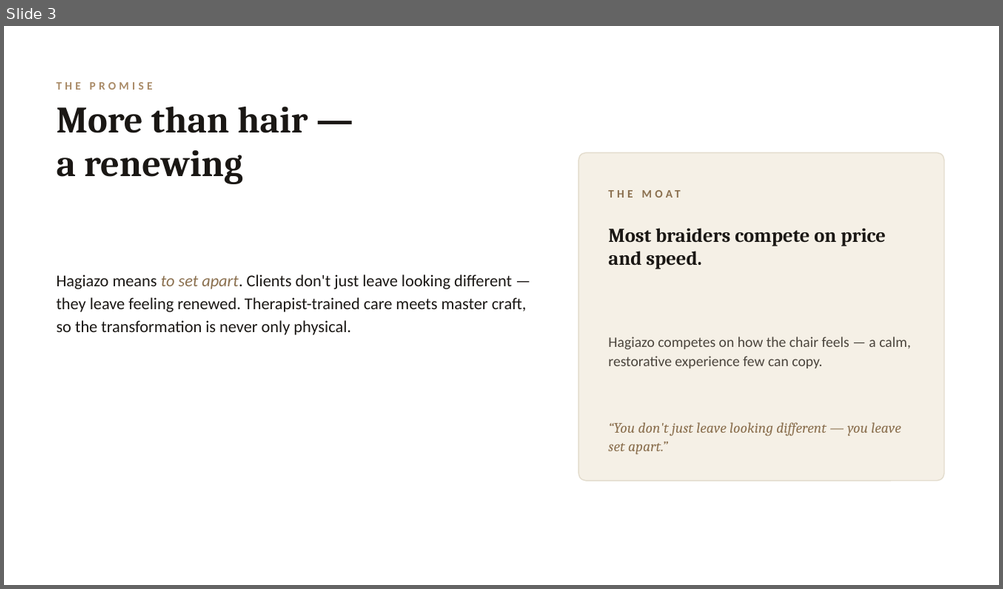
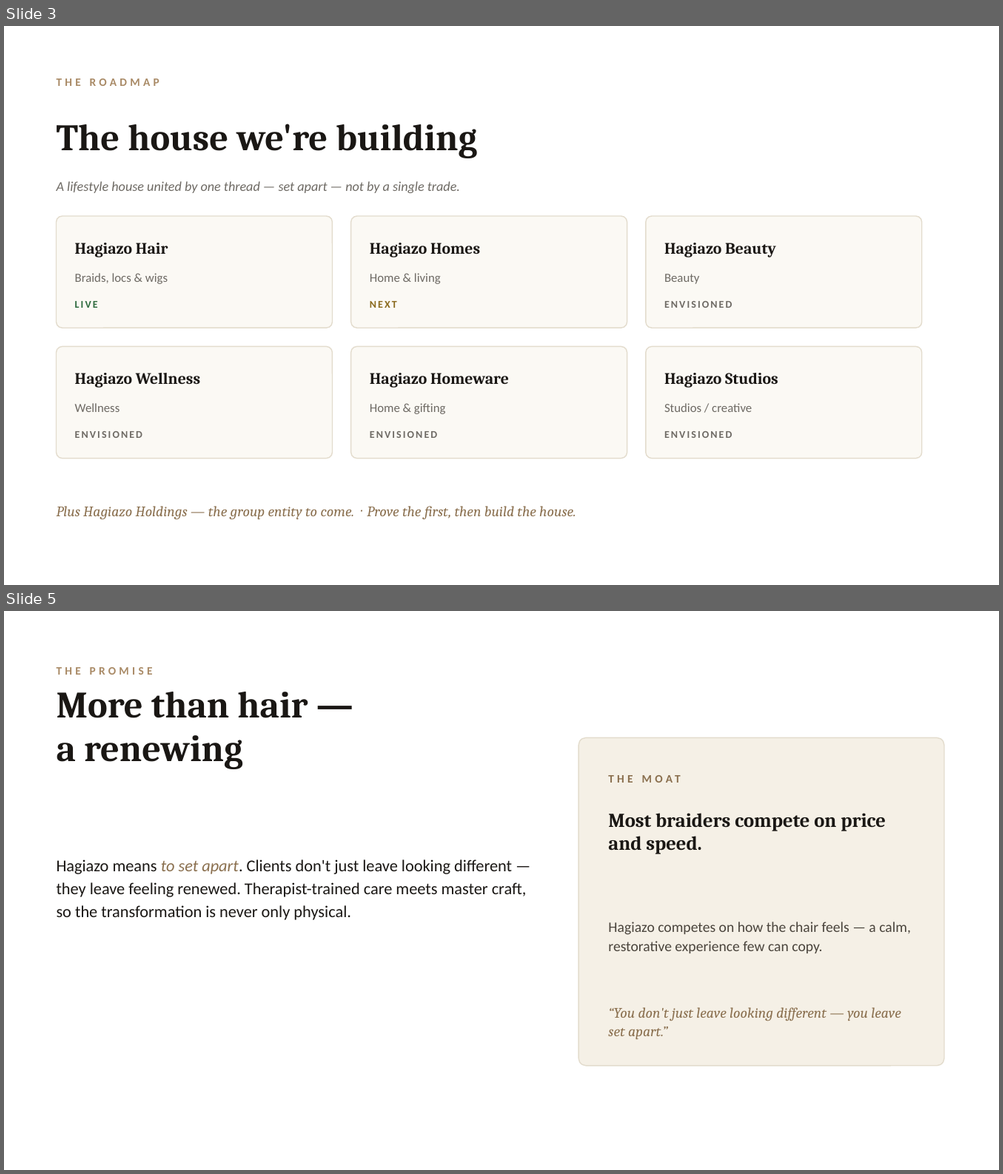
Before and after one commit to elkelvinwilliams/harlow-hair-beauty, a slide deck: business/HAGIAZO_HAIR_Business_Pack.pptx. Shown one above the other, each under a label of ours: slide 3 before the commit, slides 3 and 5 after it; the slides between them are not shown. The pictures are 1003x589 and 1003x1174 pixels, drawn with LibreOffice and Linux fonts; fonts in the diff are those of the drawing. Boxes give left, top, right and bottom in pixels: in the first picture for what was removed or moved away, otherwise in the second. Text is boxed around its words. In the diff, an @@ line names an element or a change of style, - is before the commit and + after.

```diff
--- a/business/HAGIAZO_HAIR_Business_Pack.pptx
+++ b/business/HAGIAZO_HAIR_Business_Pack.pptx
@@ slide 3 added at [4,26,999,585], background #FFFFFF @@
@@ text added at [57,79,159,86], 11 pt, text #A98A66, bold @@
+THE ROADMAP
@@ text added at [57,124,477,158], 36 pt, text #1A1714, bold @@
+The house we're building
@@ text added at [57,181,460,193], 13 pt, text #6E6A64, italic @@
+A lifestyle house united by one thread — set apart — not by a single trade.
@@ rounded rectangle added at [57,216,333,328], fill #FBF9F4, outline #E3DCCD 1 pt @@
@@ rounded rectangle added at [351,216,627,328], fill #FBF9F4, outline #E3DCCD 1 pt @@
@@ rounded rectangle added at [646,216,922,328], fill #FBF9F4, outline #E3DCCD 1 pt @@
@@ text added at [75,243,168,258], 15.5 pt, text #1A1714, bold @@
+Hagiazo Hair
@@ text added at [370,243,480,258], 15.5 pt, text #1A1714, bold @@
+Hagiazo Homes
@@ text added at [664,243,776,258], 15.5 pt, text #1A1714, bold @@
+Hagiazo Beauty
@@ text added at [75,273,168,284], 12 pt, text #6E6A64 @@
+Braids, locs & wigs
@@ text added at [370,273,441,284], 12 pt, text #6E6A64 @@
+Home & living
@@ text added at [664,274,699,284], 12 pt, text #6E6A64 @@
+Beauty
@@ text added at [75,301,98,308], 10 pt, text #2E6B3E, bold @@
+LIVE
@@ text added at [370,301,397,308], 10 pt, text #8A6A1E, bold @@
+NEXT
@@ text added at [664,301,731,308], 10 pt, text #6E6A64, bold @@
+ENVISIONED
@@ rounded rectangle added at [57,347,333,459], fill #FBF9F4, outline #E3DCCD 1 pt @@
@@ rounded rectangle added at [351,347,627,459], fill #FBF9F4, outline #E3DCCD 1 pt @@
@@ rounded rectangle added at [646,347,922,459], fill #FBF9F4, outline #E3DCCD 1 pt @@
@@ text added at [75,373,200,388], 15.5 pt, text #1A1714, bold @@
+Hagiazo Wellness
@@ text added at [370,373,509,388], 15.5 pt, text #1A1714, bold @@
+Hagiazo Homeware
@@ text added at [664,373,778,388], 15.5 pt, text #1A1714, bold @@
+Hagiazo Studios
@@ text added at [75,403,120,412], 12 pt, text #6E6A64 @@
+Wellness
@@ text added at [370,403,446,414], 12 pt, text #6E6A64 @@
+Home & gifting
@@ text added at [664,403,751,412], 12 pt, text #6E6A64 @@
+Studios / creative
@@ text added at [75,432,142,438], 10 pt, text #6E6A64, bold @@
+ENVISIONED
@@ text added at [370,432,437,438], 10 pt, text #6E6A64, bold @@
+ENVISIONED
@@ text added at [664,432,731,438], 10 pt, text #6E6A64, bold @@
+ENVISIONED
@@ text added at [57,506,575,520], 14 pt, text #8A6F4E, italic @@
+Plus Hagiazo Holdings — the group entity to come. · Prove the first, then build the house.
@@ what was slide 3 is now slide 5 @@
```
Also in this commit, not shown: 6 slides changed, 1 other slide added, 4 other files.
